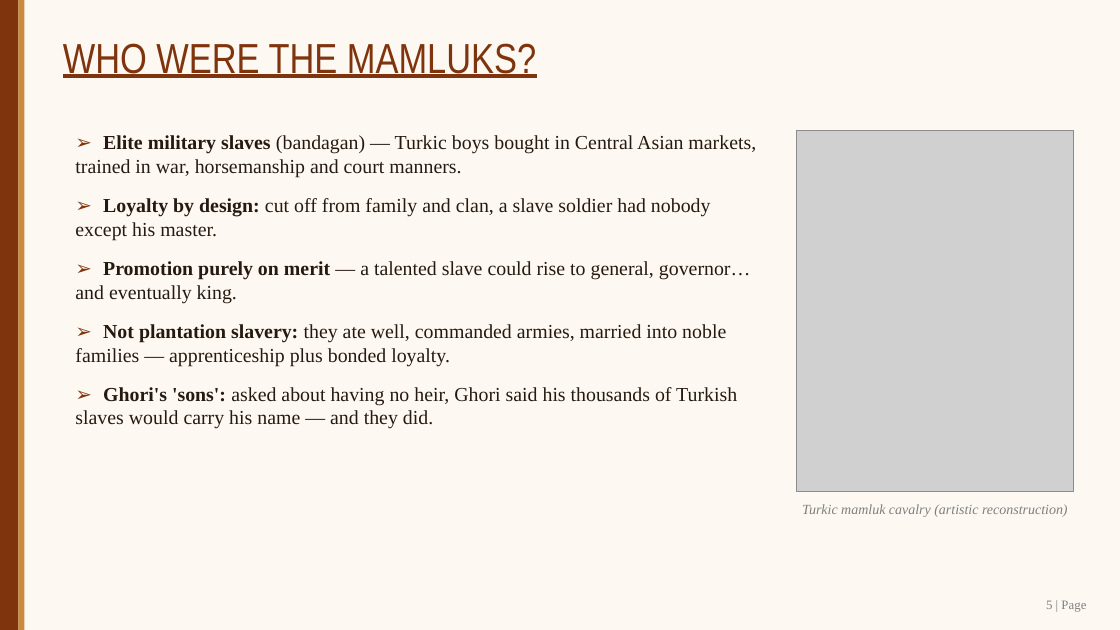
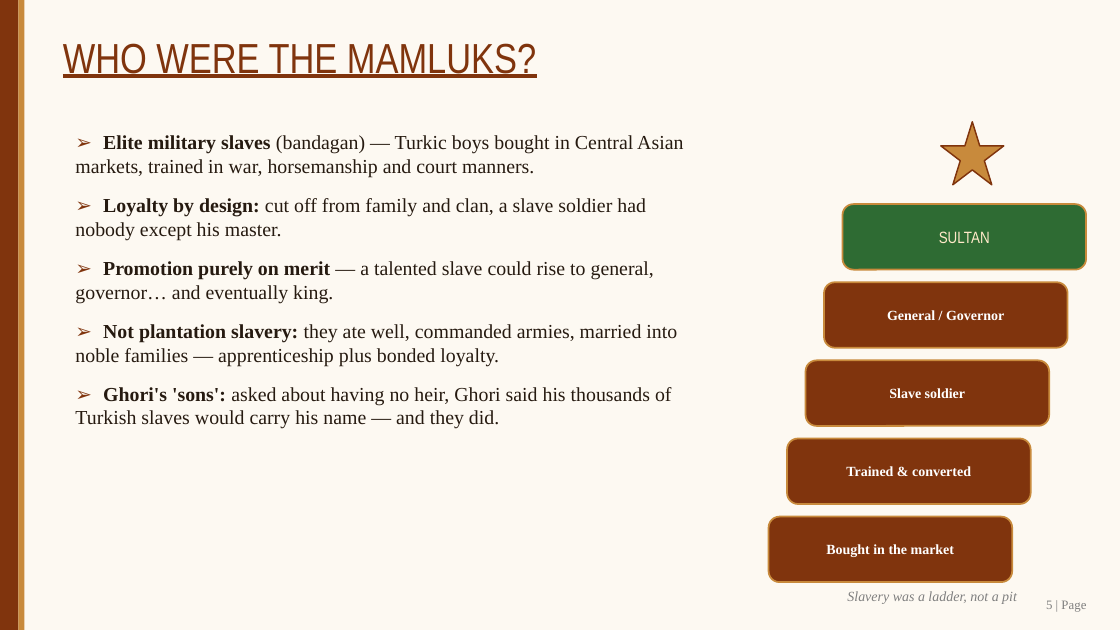
Before and after one commit to SangamSitapuri07/SIH, a slide deck: slide 5 of assignment/Slave_Dynasty_Mamluk_Presentation.pptx. Drawn at 1120x630 pixels with LibreOffice and Linux fonts; fonts in the diff are those of the drawing; grey boxes stand for pictures. Boxes give left, top, right and bottom in pixels: in the first picture for what was removed or moved away, otherwise in the second. Text is boxed around its words. In the diff, an @@ line names an element or a change of style, - is before the commit and + after.

```diff
--- a/assignment/Slave_Dynasty_Mamluk_Presentation.pptx
+++ b/assignment/Slave_Dynasty_Mamluk_Presentation.pptx
@@ text "➢ Elite military slaves (bandagan) ..." rewrapped from bbox=[75, 135, 756, 429] to bbox=[75, 135, 683, 429] @@
@@ picture removed at bbox=[797, 130, 1074, 492] @@
@@ star added at bbox=[941, 122, 1004, 185], fill #C88A3C, outline #80340D 1.25 pt @@
@@ rounded rectangle added at bbox=[843, 204, 1086, 270], fill #2E6B33, outline #C88A3C 1.5 pt, 14 pt, text #FFE9C9 @@
+SULTAN
@@ rounded rectangle added at bbox=[824, 282, 1068, 348], fill #80340D, outline #C88A3C 1.5 pt, 12 pt, text #FFFFFF, bold @@
+General / Governor
@@ rounded rectangle added at bbox=[806, 360, 1049, 426], fill #80340D, outline #C88A3C 1.5 pt, 12 pt, text #FFFFFF, bold @@
+Slave soldier
@@ rounded rectangle added at bbox=[787, 439, 1031, 504], fill #80340D, outline #C88A3C 1.5 pt, 12 pt, text #FFFFFF, bold @@
+Trained & converted
@@ text removed at bbox=[802, 504, 1068, 517] @@
-Turkic mamluk cavalry (artistic reconstruction)
@@ rounded rectangle added at bbox=[769, 517, 1012, 582], fill #80340D, outline #C88A3C 1.5 pt, 12 pt, text #FFFFFF, bold @@
+Bought in the market
@@ text added at bbox=[847, 591, 1017, 604], 12 pt, text #7F7F7F, italic @@
+Slavery was a ladder, not a pit
```
Also in this commit, not shown: 11 other slides changed, 1 other file.
